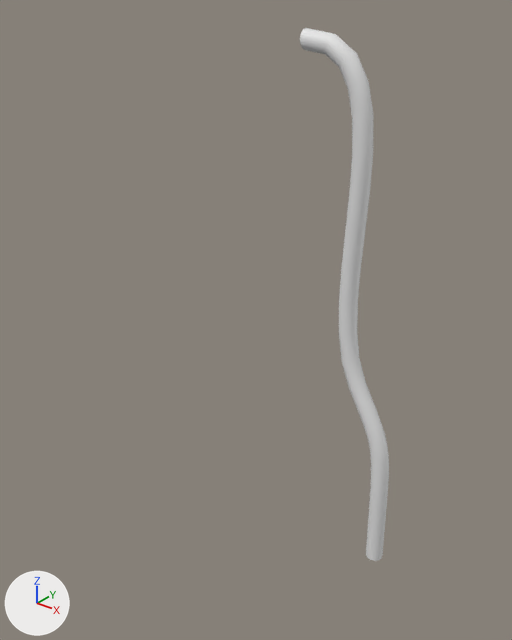
What one commit did to the Blender file Barstool Model by K.A (2025).blend.
Before and after are seen from a 50 mm lens placed at (2.98, -3.58, 1.93), pointed at (0.09, 0.03, -0.3). Every picture has the same lights, and +X, +Y and +Z are marked at lower left.

The first picture shows 'BézierCurve'.
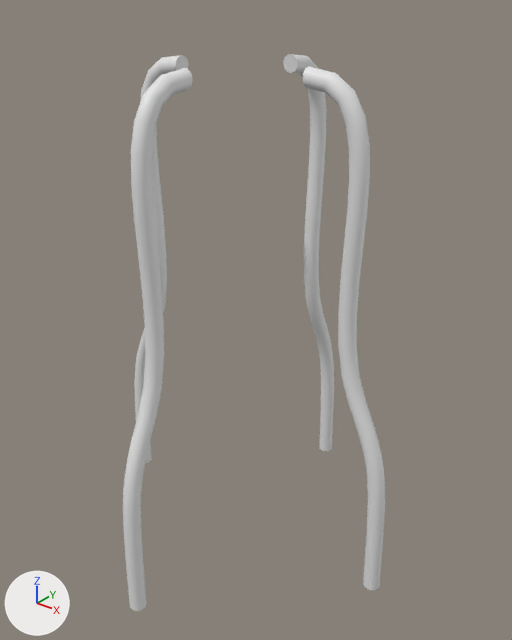
The change, as a diff of the scene's bpy script:
```diff
--- a/Barstool Model by K.A (2025).blend.py
+++ b/Barstool Model by K.A (2025).blend.py
@@ me_béziercurve_004 @@
+me_béziercurve_004.from_pydata(...)  # 648 vertices, 620 faces; spans x -1.46..2.13, y 0.51..1.27, z -0.07..0.06
+me_béziercurve_004.polygons.foreach_set('use_smooth', [True] * 620)
@@ ob_béziercurve @@
-ob_béziercurve = bpy.data.objects.new('BézierCurve', cu_béziercurve_004)
-ob_béziercurve.location = (1.135, 0.0, -1.031)
+ob_béziercurve = bpy.data.objects.new('BézierCurve', me_béziercurve_004)
+ob_béziercurve.location = (0.0, 0.0, 0.0)
 ob_béziercurve.rotation_euler = (1.571, 1.571, 0.0)  # degrees (90, 90, 0)
+_m = ob_béziercurve.modifiers.new('Mirror', 'MIRROR')
+_m.use_axis = (False, True, False)
@@ ob_béziercurve_001 @@
+ob_béziercurve_001 = bpy.data.objects.new('BézierCurve.001', me_béziercurve_004.copy())
+ob_béziercurve_001.location = (0.0, 0.0, 0.0)
+ob_béziercurve_001.rotation_euler = (0.0, 1.571, 0.0)  # degrees (0, 90, 0)
+_m = ob_béziercurve_001.modifiers.new('Mirror', 'MIRROR')
+_m.use_axis = (False, True, False)
```

Pixel boxes (x1, y1, x2, y2) of what changed, in the pictures (512 x 640 px):
'BézierCurve.001', added: after (123, 54, 334, 611)
'BézierCurve', reshaped, moved, modifiers changed (180% wider): before (300, 28, 389, 561); after (134, 55, 385, 590)
